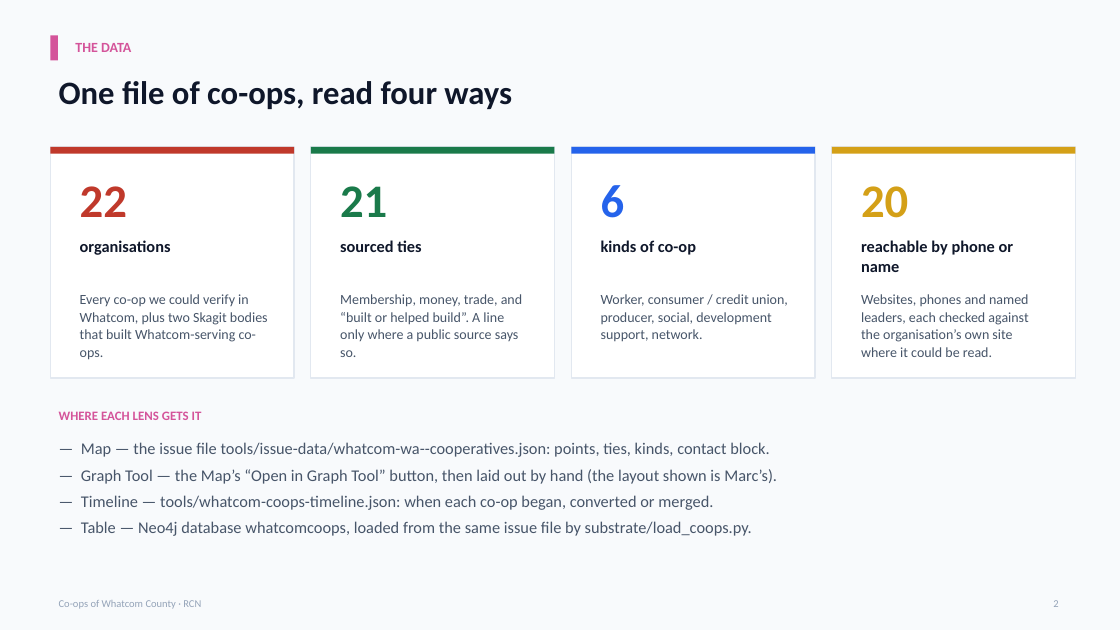
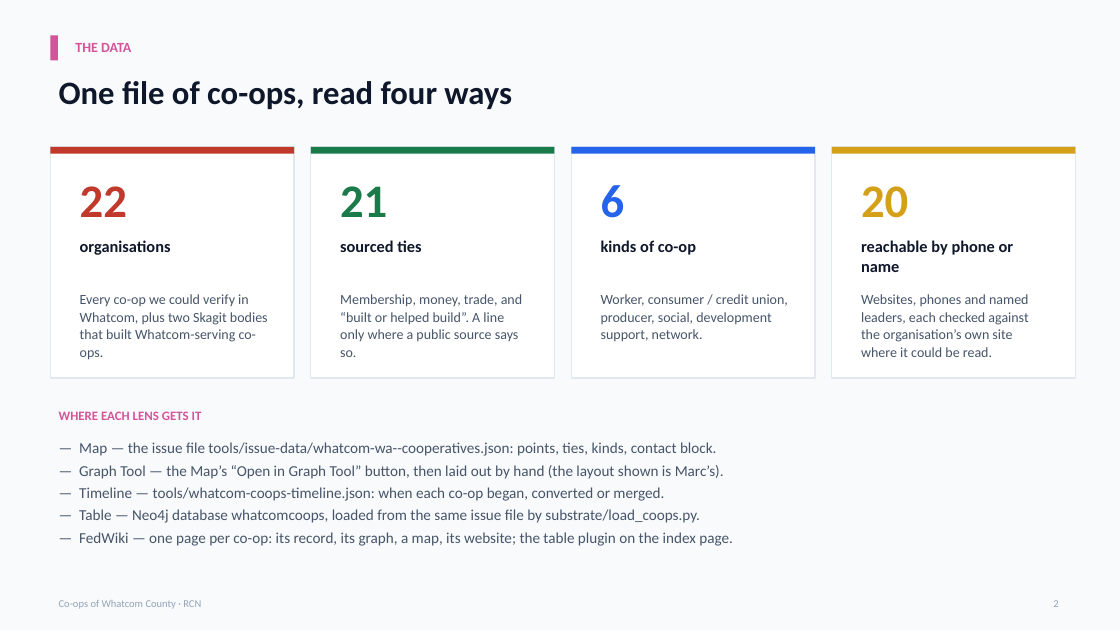
Before and after one commit to marpie1/rcn, a slide deck: slide 2 of docs/whatcom-coops-four-lenses.pptx. Drawn at 1120x630 pixels with LibreOffice and Linux fonts; fonts in the diff are those of the drawing. Boxes give left, top, right and bottom in pixels: in the first picture for what was removed or moved away, otherwise in the second. Text is boxed around its words. In the diff, an @@ line names an element or a change of style, - is before the commit and + after.

```diff
--- a/docs/whatcom-coops-four-lenses.pptx
+++ b/docs/whatcom-coops-four-lenses.pptx
@@ text at <box>79,442,724,523</box>: size 14 to 13 pt in "— Map — the issue file tools/issue-data/whatcom-wa--cooperat ...", "— Graph Tool — the Map’s “Open ...", "— Timeline — tools/whatcom-coops-timeline.json: when each co ...", "— Table — Neo4j database whatcomcoops, loaded ..."; less space between paragraphs @@
@@ text at <box>79,532,733,546</box>: paragraph added @@
+— FedWiki — one page per co-op: its record, its graph, a map, its website; the table plugin on the index page.
```
Also in this commit, not shown: 11 other slides changed, 5 slides added, 57 other files.
